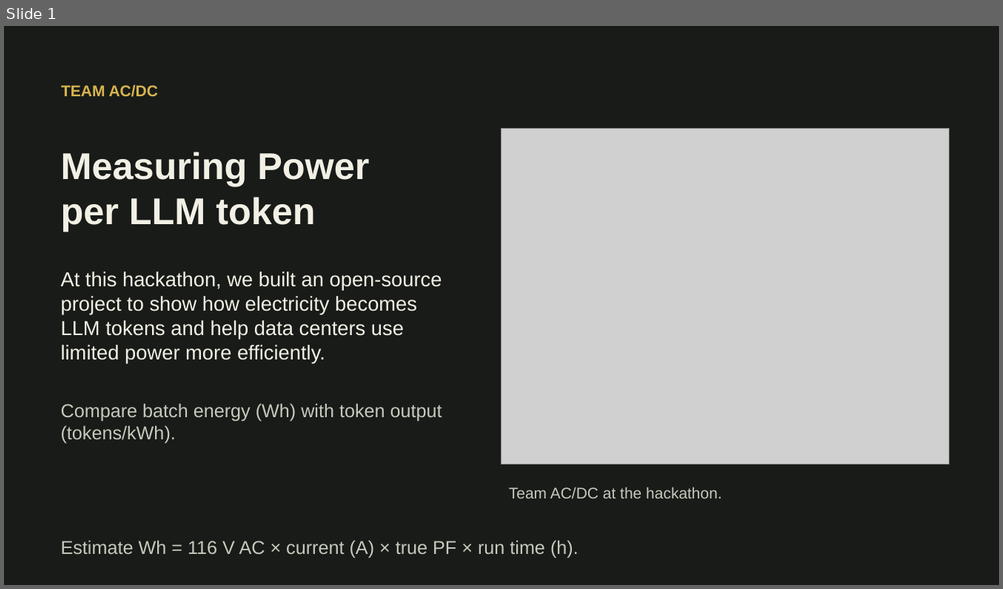
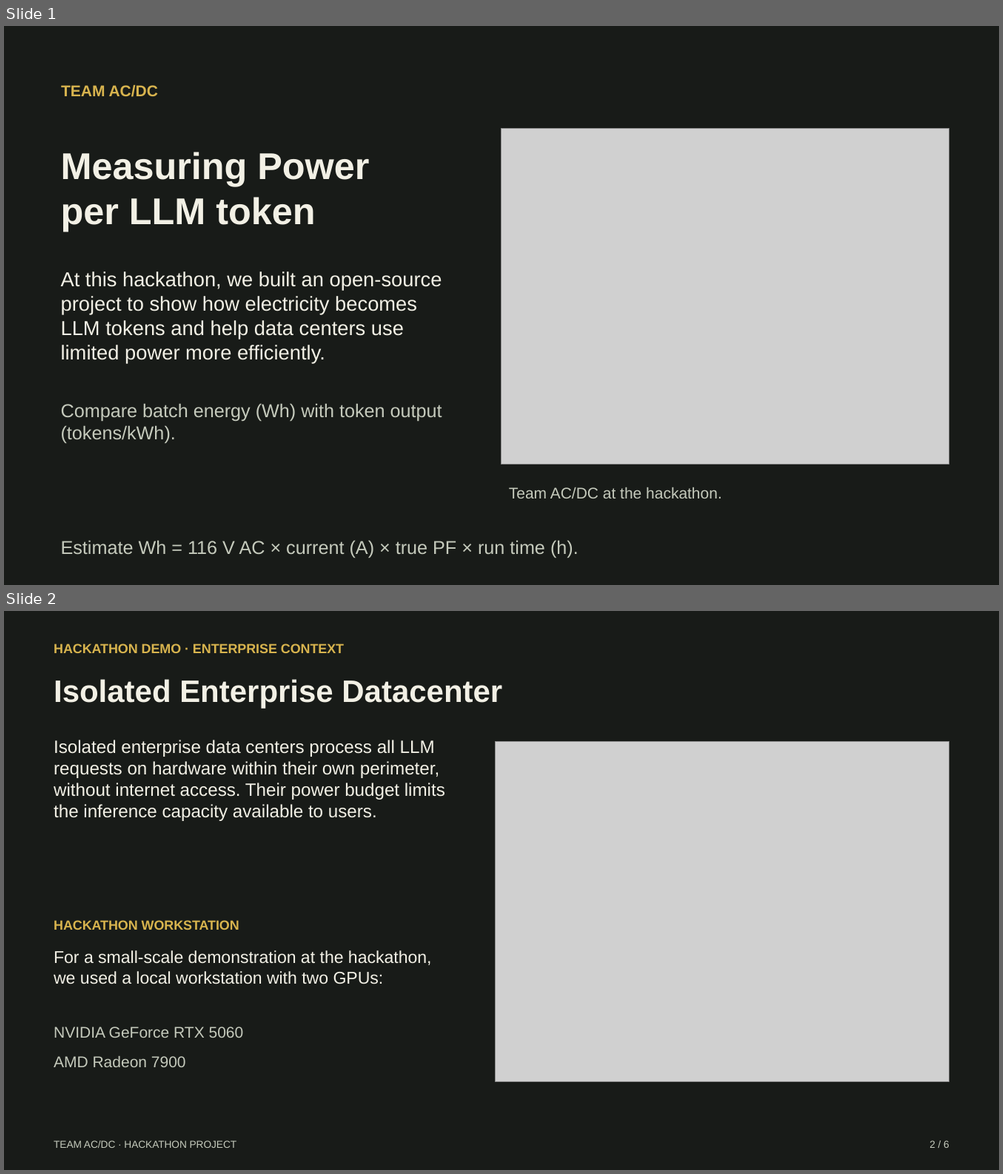
Before and after one commit to maxchamp2005-sudo/llm-energy-efficiency, a slide deck: docs/hackathon-pitch.pptx. Shown one above the other, each under a label of ours: slide 1 before the commit, slides 1 and 2 after it. The pictures are 1003x589 and 1003x1174 pixels, drawn with LibreOffice and Linux fonts; fonts in the diff are those of the drawing; grey boxes stand for pictures. Boxes give left, top, right and bottom in pixels: in the first picture for what was removed or moved away, otherwise in the second. Text is boxed around its words. In the diff, an @@ line names an element or a change of style, - is before the commit and + after.

Commit message:
Add isolated enterprise datacenter context and dual-GPU workstation photo

```diff
--- a/docs/hackathon-pitch.pptx
+++ b/docs/hackathon-pitch.pptx
@@ slide 2 added at (x1=4, y1=611, x2=999, y2=1170), background #181B18 @@
@@ text added at (x1=54, y1=644, x2=344, y2=653), 12.8 pt, text #D8B44E, bold @@
+HACKATHON DEMO · ENTERPRISE CONTEXT
@@ text added at (x1=54, y1=679, x2=502, y2=709), 30 pt, text #F2F0E5, bold @@
+Isolated Enterprise Datacenter
@@ text added at (x1=54, y1=740, x2=445, y2=821), 17.2 pt, text #F2F0E5 @@
+Isolated enterprise data centers process all LLM requests on hardware within their own perimeter, without internet access. Their power budget limits the inference capacity available to users.
@@ picture added at (x1=495, y1=741, x2=948, y2=1082) @@
@@ text added at (x1=54, y1=920, x2=239, y2=930), 12.8 pt, text #D8B44E, bold @@
+HACKATHON WORKSTATION
@@ text added at (x1=54, y1=951, x2=432, y2=985), 16.5 pt, text #F2F0E5 @@
+For a small-scale demonstration at the hackathon, we used a local workstation with two GPUs:
@@ text added at (x1=54, y1=1027, x2=244, y2=1038), 15 pt, text #C5CABC @@
+NVIDIA GeForce RTX 5060
@@ text added at (x1=54, y1=1056, x2=186, y2=1068), 15 pt, text #C5CABC @@
+AMD Radeon 7900
@@ text added at (x1=54, y1=1141, x2=237, y2=1148), 9.8 pt, text #C5CABC @@
+TEAM AC/DC · HACKATHON PROJECT
@@ text added at (x1=929, y1=1141, x2=949, y2=1148), 9.8 pt, text #C5CABC @@
+2 / 6
```
Also in this commit, not shown: 3 slides changed, 13 other files.
